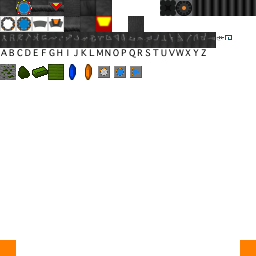
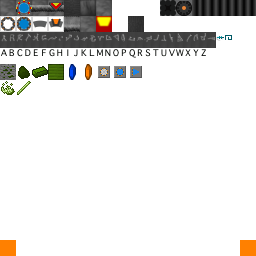
Layer changes from the first 256x256 image to the second:
"Layer 10 copy": opacity 88% → 50% over [0, 0, 112, 32]
added group "SGNaquadriah" with 2 layers above "Glyphs" over [1, 81, 31, 95]
added layer "NaquadriahColors" (color) in group "SGNaquadriah" over [1, 81, 31, 95]
added layer "Layer 11" in group "SGNaquadriah" over [1, 81, 31, 95]
added group "Glyphs" with 2 layers above "Layer 0" over [0, 32, 216, 48]
"Layer 9": opacity 100% → 42%, moved it into group "Glyphs" over [0, 32, 216, 48]
moved "Layer 1" into group "Glyphs" over [0, 32, 216, 48]
